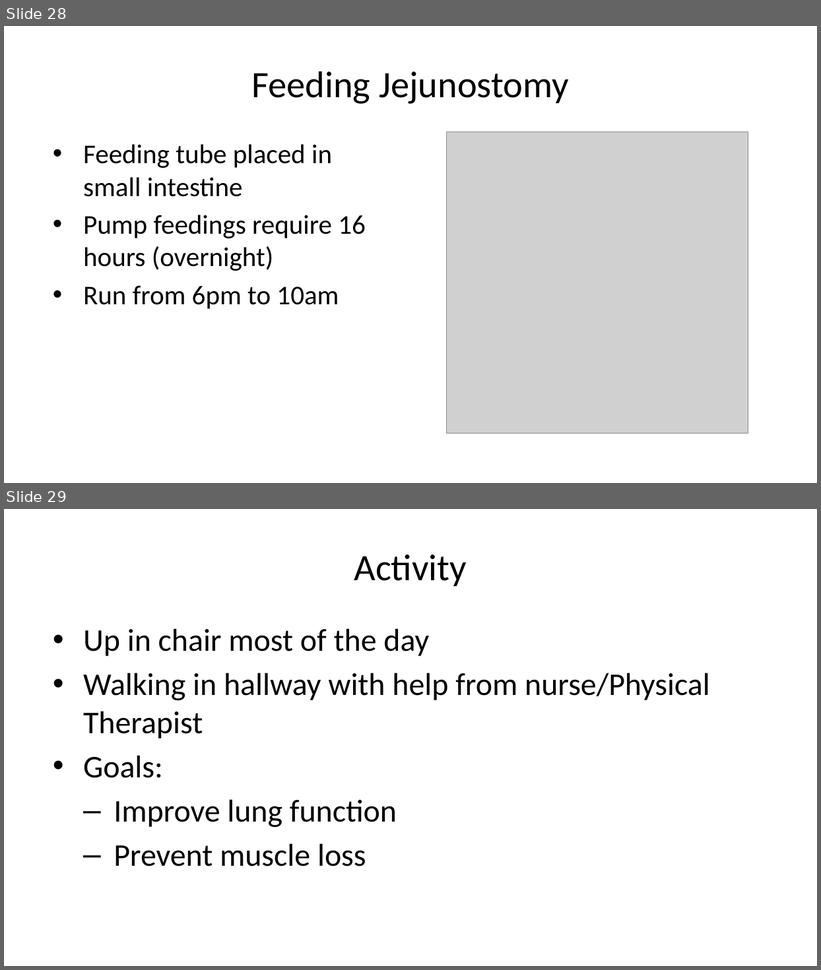
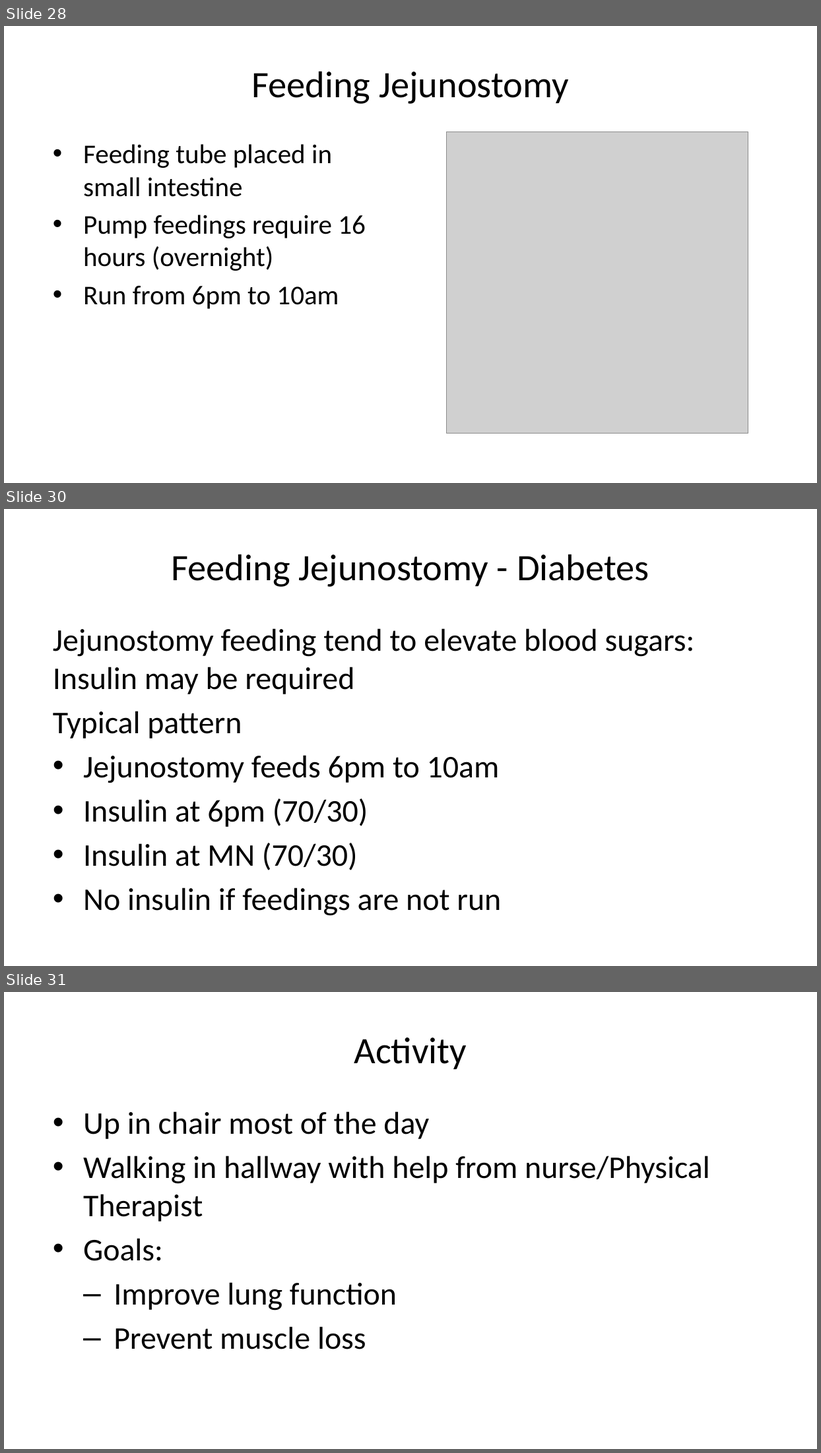
Before and after one commit to jcsalo/patient_education, a slide deck: lci_surgery.pptx. Shown one above the other, each under a label of ours: slides 28 and 29 before the commit, slides 28, 30 and 31 after it; the slides between them are not shown. The pictures are 821x970 and 821x1453 pixels, drawn with LibreOffice and Linux fonts; fonts in the diff are those of the drawing; grey boxes stand for pictures. Boxes give left, top, right and bottom in pixels: in the first picture for what was removed or moved away, otherwise in the second. Text is boxed around its words. In the diff, an @@ line names an element or a change of style, - is before the commit and + after.

```diff
--- a/lci_surgery.pptx
+++ b/lci_surgery.pptx
@@ slide 30 added at (4,509,817,966), background #FFFFFF @@
@@ title added at (172,554,649,587), 33 pt, text #000000 @@
+Feeding Jejunostomy - Diabetes
@@ text added at (53,628,695,916), 28 pt, text #000000 @@
+Jejunostomy feeding tend to elevate blood sugars: Insulin may be required
+Typical pattern
+• Jejunostomy feeds 6pm to 10am
+• Insulin at 6pm (70/30)
+• Insulin at MN (70/30)
+• No insulin if feedings are not run
@@ what was slide 29 is now slide 31 @@
```
Also in this commit, not shown: 5 other slides added, 38 other files.
